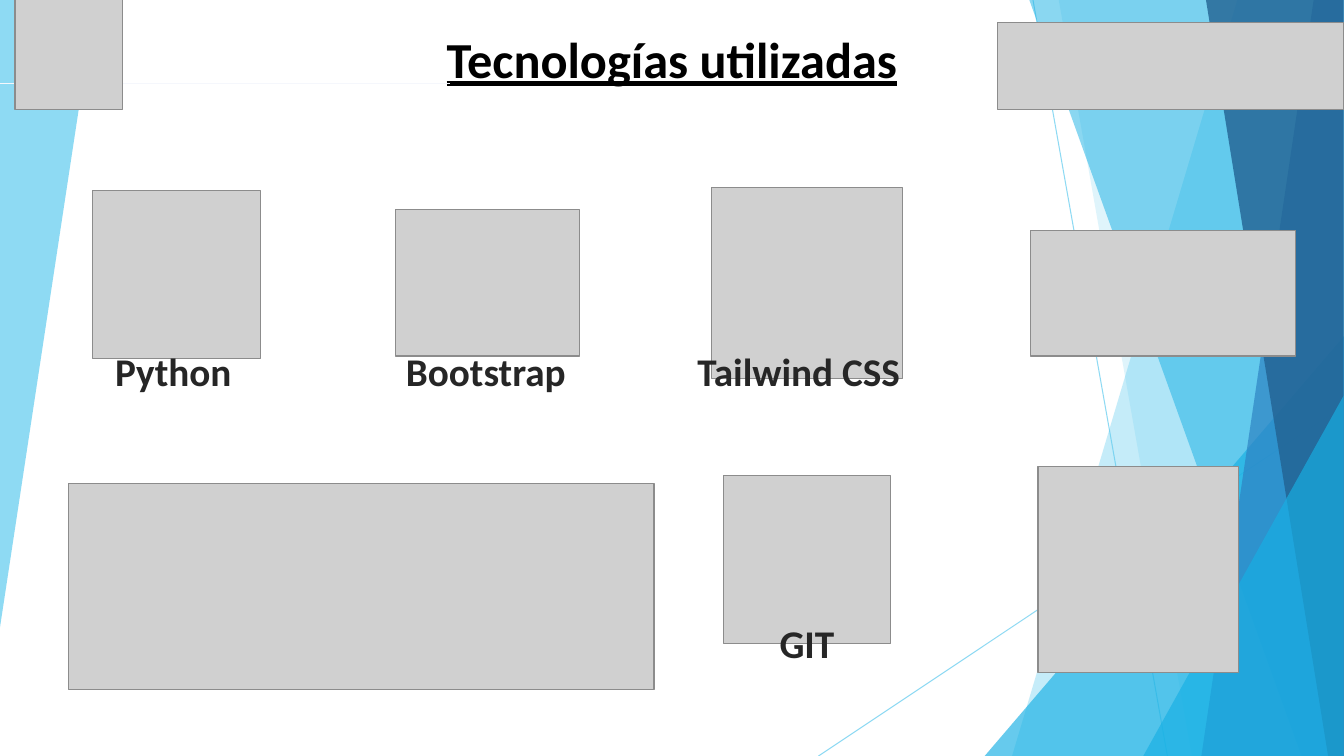
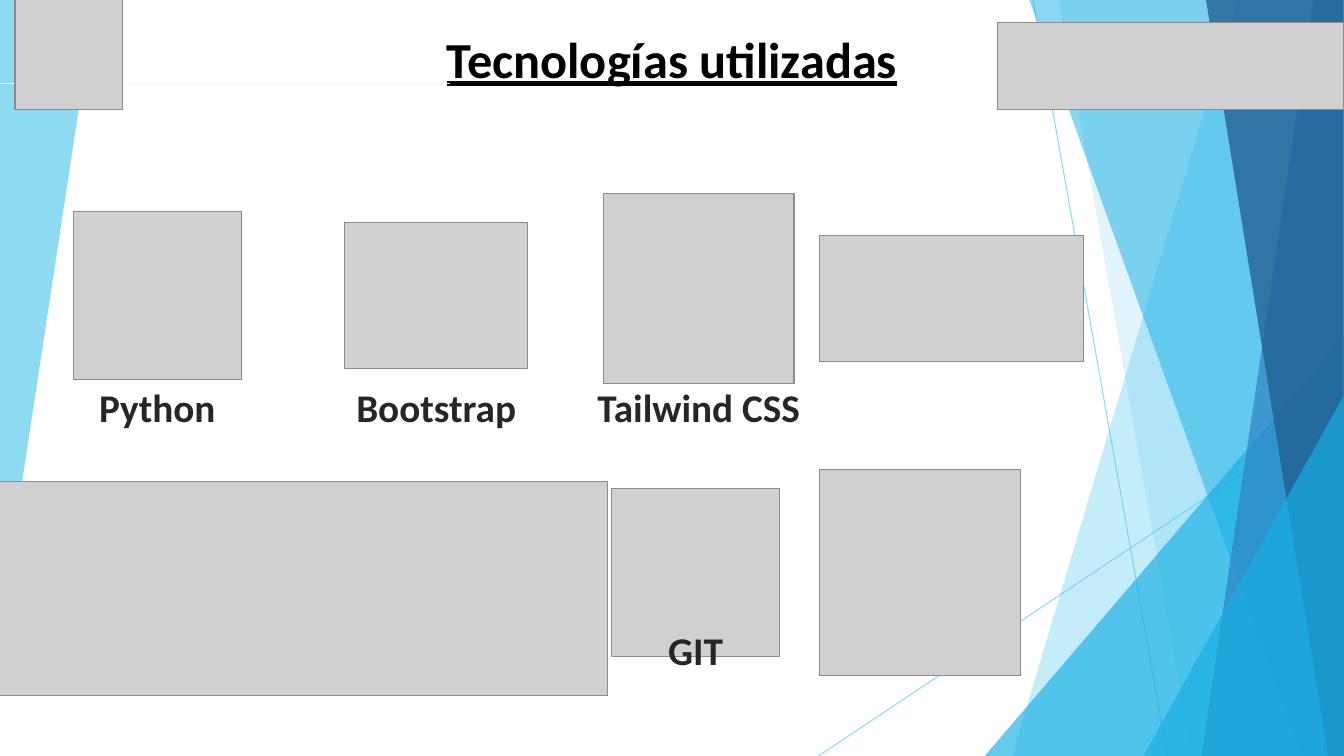
Before and after one commit to almoyaa/capstone, a slide deck: slide 8 of Fase 2/Presentación Proyecto (1) (1).pptx. Drawn at 1344x756 pixels with LibreOffice and Linux fonts; fonts in the diff are those of the drawing; grey boxes stand for pictures. Boxes give left, top, right and bottom in pixels: in the first picture for what was removed or moved away, otherwise in the second. Text is boxed around its words. In the diff, an @@ line names an element or a change of style, - is before the commit and + after.

```diff
--- a/Fase 2/Presentación Proyecto (1) (1).pptx
+++ b/Fase 2/Presentación Proyecto (1) (1).pptx
@@ picture: place and size @@
-picture at box(712, 188, 902, 378)
+picture at box(603, 194, 793, 384)
@@ picture: place and size @@
-picture at box(93, 191, 260, 358)
+picture at box(74, 212, 241, 379)
@@ picture: place and size @@
-picture at box(396, 210, 580, 356)
+picture at box(345, 223, 528, 369)
@@ picture: place and size @@
-picture at box(1030, 230, 1296, 356)
+picture at box(820, 236, 1085, 362)
@@ text "Python" rewrapped from box(115, 354, 231, 392) to box(99, 394, 215, 428) @@
@@ text "Bootstrap" rewrapped from box(406, 354, 566, 392) to box(356, 396, 516, 428) @@
@@ text "Tailwind CSS" rewrapped from box(697, 354, 900, 397) to box(597, 394, 800, 423) @@
@@ picture: place and size @@
-picture at box(1038, 467, 1239, 673)
+picture at box(820, 470, 1020, 676)
@@ picture: place and size @@
-picture at box(69, 484, 654, 690)
+picture at box(0, 482, 608, 696)
@@ picture: place and size @@
-picture at box(723, 476, 890, 643)
+picture at box(612, 489, 779, 656)
@@ text "GIT": place and size @@
-text "GIT" at box(780, 632, 835, 669)
+text "GIT" at box(668, 639, 723, 675)
```
Also in this commit, not shown: 4 other slides changed.
